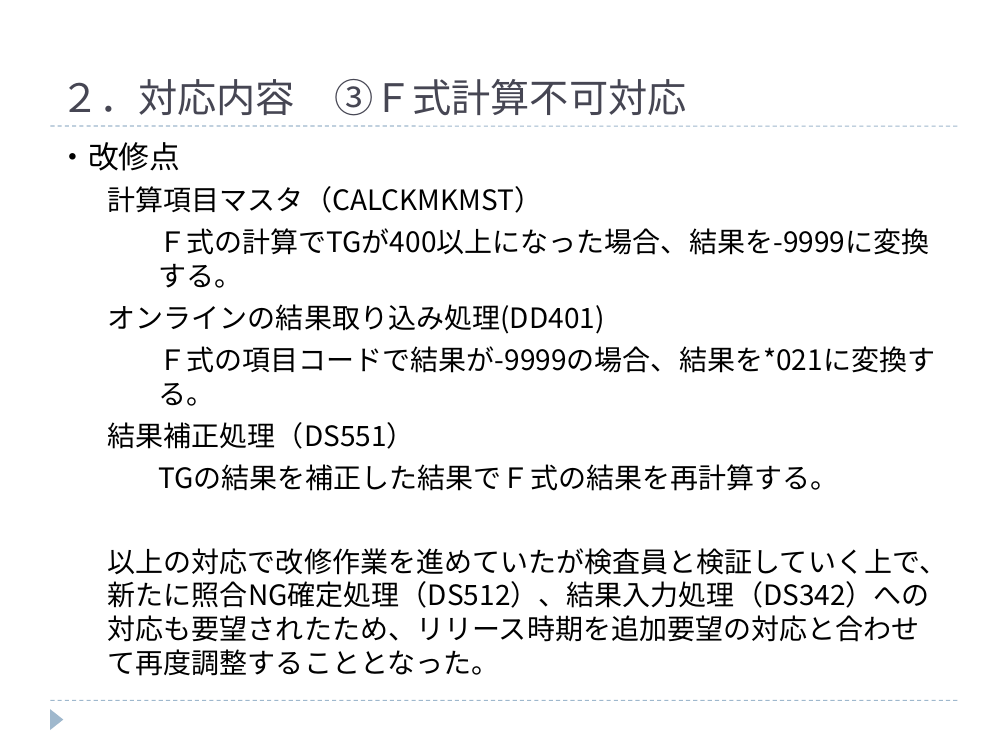
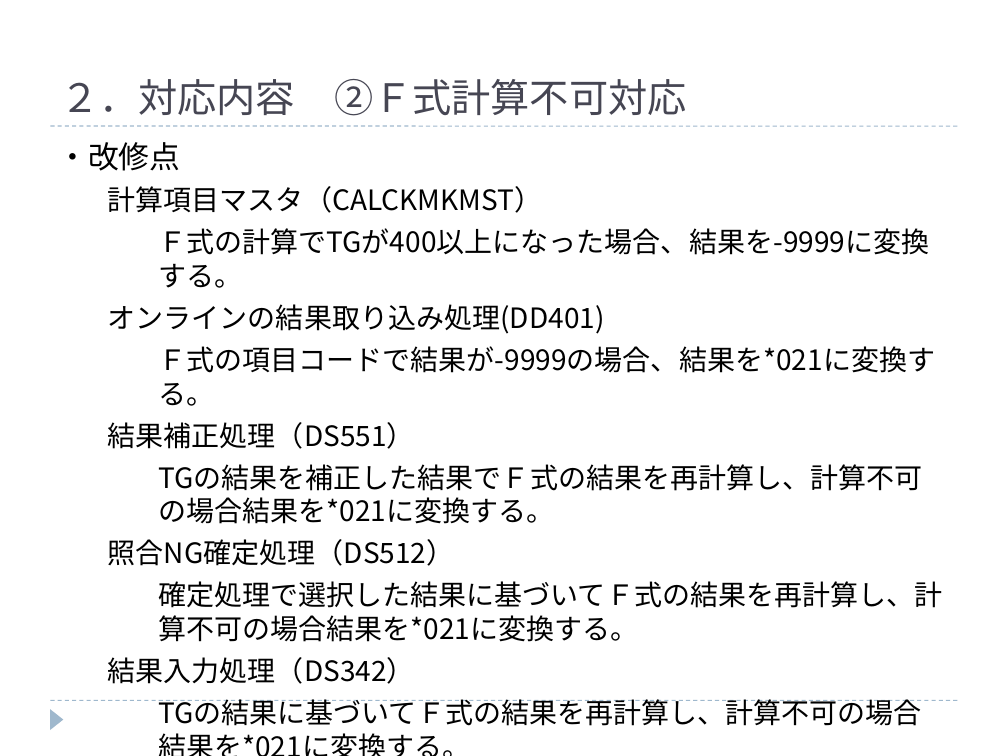
Before and after one commit to hanyutatsuya/Chemistory, a slide deck: slide 7 of 次期システム対応/レビュー2/ケミストリー次期先行対応_20230807.ppt (slide 8 before the commit). Drawn at 1008x756 pixels with LibreOffice and Linux fonts; fonts in the diff are those of the drawing. Boxes give left, top, right and bottom in pixels: in the first picture for what was removed or moved away, otherwise in the second. Text is boxed around its words. In the diff, an @@ line names an element or a change of style, - is before the commit and + after.

```diff
--- a/次期システム対応/レビュー2/ケミストリー次期先行対応_20230807.ppt
+++ b/次期システム対応/レビュー2/ケミストリー次期先行対応_20230807.ppt
@@ text at box(60, 79, 686, 116): text changed @@
-２．対応内容 ③Ｆ式計算不可対応
+２．対応内容 ②Ｆ式計算不可対応
@@ text at box(108, 464, 942, 726): text changed @@
-    TGの結果を補正した結果でＦ式の結果を再計算する。
-以上の対応で改修作業を進めていたが検査員と検証していく上で、新たに照合NG確定処理（DS512）、結果入力処理（DS342）への対応も要望されたため、リリース時期を追加要望の対応と合わせて再度調整することとなった。
+    TGの結果を補正した結果でＦ式の結果を再計算し、計算不可の場合結果を*021に変換する。
+  照合NG確定処理（DS512）
+    確定処理で選択した結果に基づいてＦ式の結果を再計算し、計算不可の場合結果を*021に変換する。
+  結果入力処理（DS342）
+    TGの結果に基づいてＦ式の結果を再計算し、計算不可の場合結果を*021に変換する。
```
Also in this commit, not shown: 6 other slides changed, 2 slides added, 1 slide removed.
